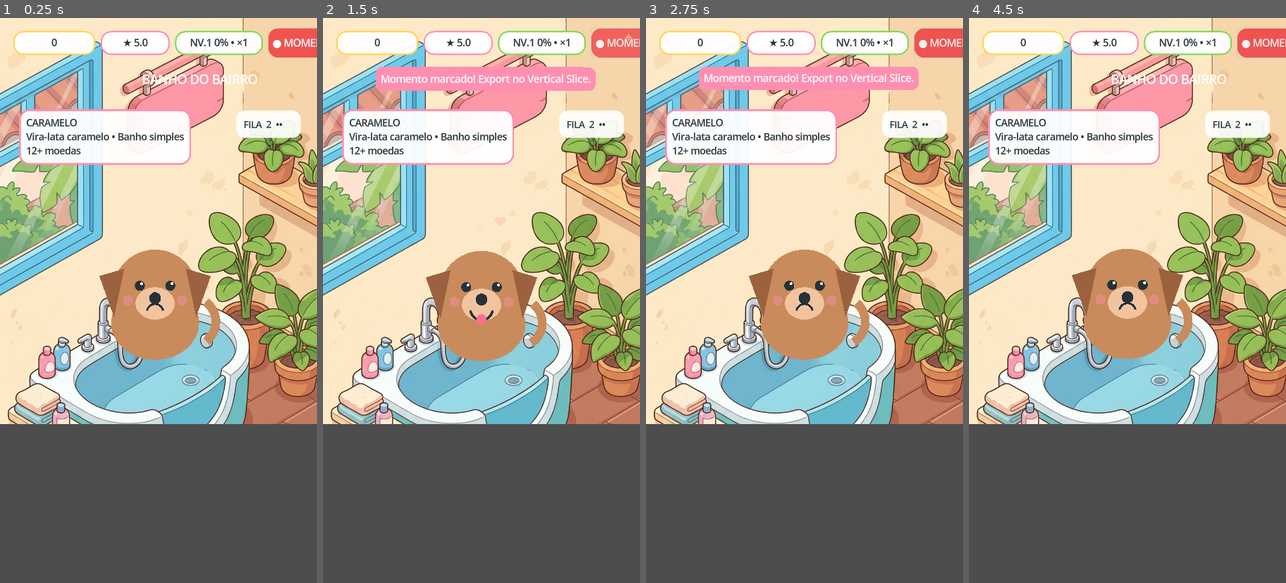
Above: before the commit, frames 1-4 (left to right).
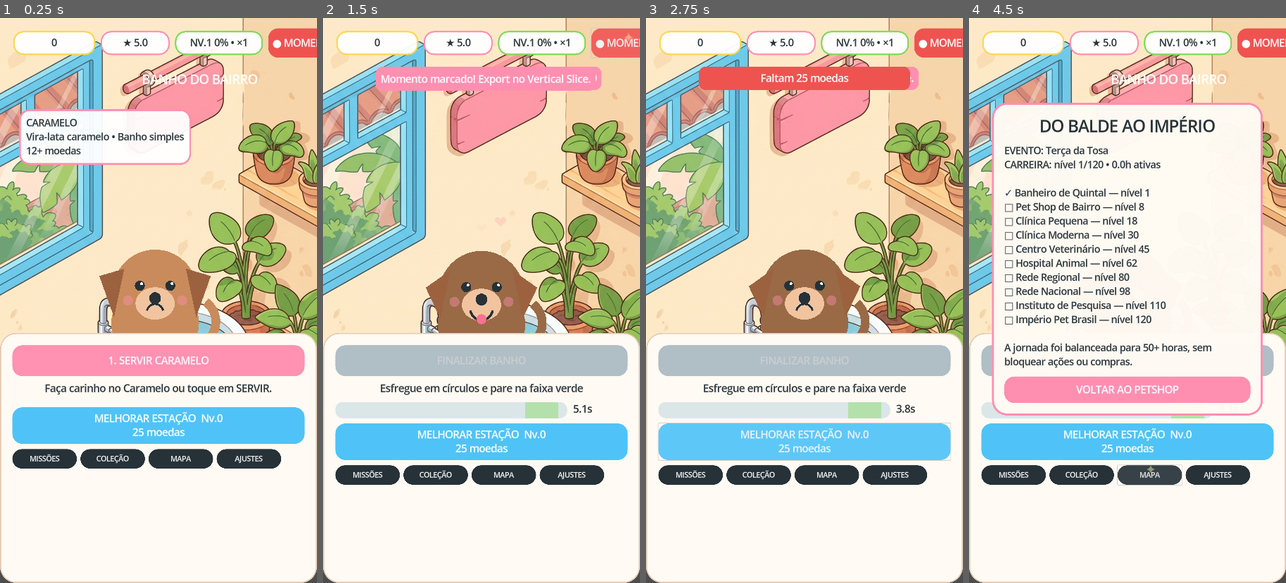
Above: after the commit, the same moments.

Repository: berger33/game_idlepet
Game: Godot game, scene res://scenes/main/Main.tscn
The game is run twice, just before and just after one commit, with the same random seed, the same clock (stepped at 60 frames per second) and the same inputs.
Inputs (mouse positions are in pixels of both pictures, inside the frame that each line leads up to):
- Up to frame 1 (0.25 s): no input
- Up to frame 2 (1.5 s): click (481, 362) at 0.5 s, where only the run after the commit has a clickable "1. SERVIR CARAMELO"; click "● MOMENTO" at 1.25 s
- Up to frame 3 (2.75 s): click (804, 441) at 2 s, where only the run after the commit has a clickable "MELHORAR ESTAÇÃO Nv.0 25 moed…"
- Up to frame 4 (4.5 s): click (1013, 475) at 2.75 s, where only the run after the commit has a clickable "MISSÕES"; click (1083, 475) at 3.5 s, where only the run after the commit has a clickable "COLEÇÃO"; click (1149, 475) at 4.25 s, where only the run after the commit has a clickable "MAPA"

The runs differ from the first frame. In frame 1, 44% of the frame differs, in the area x 0-100%, y 16-100%; in frame 2, 52%; in frame 3, 55%; in frame 4, 73%, in the area x 0-100%, y 1-100%.

Commit message:
fix: expose the core service loop and progression
Co-authored-by: arena-agent <297053741+arena-agent@users.noreply.github.com>

Diff:
--- a/core/gameplay/PetShopCanvas.gd
+++ b/core/gameplay/PetShopCanvas.gd
@@ -15,7 +15,6 @@
 var service_mode: StringName = &"bath"
 var upgrade_level: int = 0
 var arrival_time: float = 1.0
-var queue_box: StyleBoxFlat
 var level_box: StyleBoxFlat
 var fur_color: Color = Color("c98b5b")
 var ear_color: Color = Color("9c623f")
@@ -31,7 +30,6 @@
 
 
 func _ready() -> void:
-	queue_box = _box(Color("ffffff", 0.92), 28)
 	level_box = _box(Color("ffd54f", 0.94), 28)
 	mouse_filter = Control.MOUSE_FILTER_IGNORE
 	set_process(true)
@@ -178,17 +176,7 @@
 		42,
 		Color.WHITE
 	)
-	# Progressão visual e fila mantêm decisões visíveis sem abrir menus.
-	draw_style_box(queue_box, Rect2(805, 315, 220, 92))
-	draw_string(
-		ThemeDB.fallback_font,
-		Vector2(830, 374),
-		"FILA  2  ••",
-		HORIZONTAL_ALIGNMENT_LEFT,
-		-1,
-		30,
-		Color("263238")
-	)
+	# O selo de estação é informativo; elementos que parecem botões não são desenhados no cenário.
 	if upgrade_level > 0:
 		draw_style_box(level_box, Rect2(70, 500, 250, 78))
 		draw_string(
--- a/scenes/main/Main.gd
+++ b/scenes/main/Main.gd
@@ -37,6 +37,7 @@
 var meta_content: Label
 var meta_action_button: Button
 var perfect_zone: ColorRect
+var tutorial_pulse_time: float = 0.0
 
 
 func _ready() -> void:
@@ -55,6 +56,13 @@
 
 
 func _process(delta: float) -> void:
+	tutorial_pulse_time += delta
+	if is_instance_valid(primary_button):
+		if GameState.services_completed == 0 and bath.state == BathService.State.WAITING:
+			var pulse: float = 0.9 + sin(tutorial_pulse_time * 4.0) * 0.1
+			primary_button.modulate = Color(1.0, 1.0, 1.0, pulse)
+		else:
+			primary_button.modulate = Color.WHITE
 	bubble_sound_gate = maxf(0.0, bubble_sound_gate - delta)
 	pet_touch_gate = maxf(0.0, pet_touch_gate - delta)
 	if bath.state == BathService.State.ACTIVE:
@@ -127,7 +135,9 @@
 	var affection: int = GameState.register_pet_interaction(current_pet_id)
 	AudioManager.play(&"pet_happy")
 	HapticsManager.light()
-	_show_toast("%s  •  carinho %d" % [message, affection], PINK)
+	_show_toast("%s  •  carinho %d/50" % [message, affection], PINK)
+	if GameState.services_completed == 0 and affection >= 3:
+		instruction_label.text = "Caramelo está pronto! Toque em SERVIR para começar o banho."
 	Analytics.track(&"pet_interacted", {"pet_id": current_pet_id, "kind": "pet"})
 
 
@@ -210,9 +220,10 @@
 	var outcome: String = (
 		"saiu limpinho!" if current_service == &"bath" else "ganhou um visual novo!"
 	)
+	var xp_reward: int = 15 if quality == &"perfect" else 10
 	result_detail.text = (
-		"%s\n+%d moedas  •  %d estrelas\n%s %s"
-		% ["★".repeat(stars), int(reward), stars, current_pet_name, outcome]
+		"%s\n+%d moedas  •  +%d XP\n%s %s"
+		% ["★".repeat(stars), int(reward), xp_reward, current_pet_name, outcome]
 	)
 	_pop_panel(result_panel)
 	primary_button.text = "PRÓXIMO CLIENTE"
@@ -423,8 +434,9 @@
 
 	var bottom: PanelContainer = PanelContainer.new()
 	bottom.set_anchors_preset(Control.PRESET_BOTTOM_WIDE)
-	bottom.size.y = 570
-	bottom.position.y = 1350
+	# Bottom sheet alto o suficiente para o CTA aparecer também no player embutido do editor.
+	bottom.offset_top = -850.0
+	bottom.offset_bottom = 0.0
 	bottom.add_theme_stylebox_override("panel", _style(Color("fffaf3"), 54, 42, Color("e6cbb5"), 4))
 	add_child(bottom)
 	var column: VBoxContainer = VBoxContainer.new()
@@ -465,9 +477,10 @@
 	progress_row.add_child(timer_label)
 	progress_bar.hide()
 	timer_label.hide()
-	primary_button = _button("SERVIR CARAMELO", PINK, 0, 105)
+	primary_button = _button("1. SERVIR CARAMELO", PINK, 0, 105)
 	primary_button.pressed.connect(_on_primary_pressed)
 	column.add_child(primary_button)
+	column.move_child(primary_button, 0)
 	upgrade_button = _button("MELHORAR BANHEIRA", BLUE, 0, 98)
 	upgrade_button.pressed.connect(_on_upgrade_pressed)
 	column.add_child(upgrade_button)
Not shown, changed: README.md
Not shown, added: docs/PLAYABILITY_AUDIT.md
Not shown, changed: tests/test_data_and_economy.py
